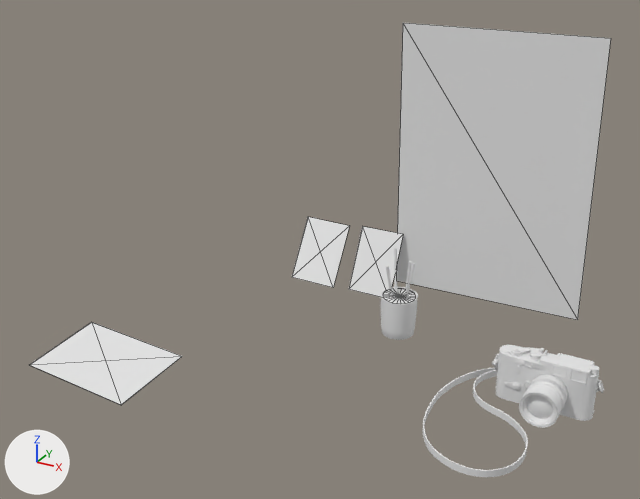
Renders of the glTF model public/room/hero/hero-compositor.glb from each side of a commit.
Rendered twice from a camera (50 mm lens) standing at (1.186, -1.594, 1.98) and looking at (0.314, -0.008, 1.187). The axes (+X, +Y, +Z) are drawn at lower left. The lights are the same throughout. The first picture is the older version. Mesh edges are drawn as thin lines on the coarser meshes. Where no turn or scale is listed for an object, it has been applied to the vertices.

Objects in the first picture: 'HeroLiveSurface', 'HeroOccluder_Camera_01', 'HeroOccluder_Camera_01_strap', 'HeroOccluder_Mesh_31', 'HeroOccluder_Mesh_33', 'HeroOccluder_Mesh_38', 'HeroOccluder_ProductionNavigationSheet' and 6 more.
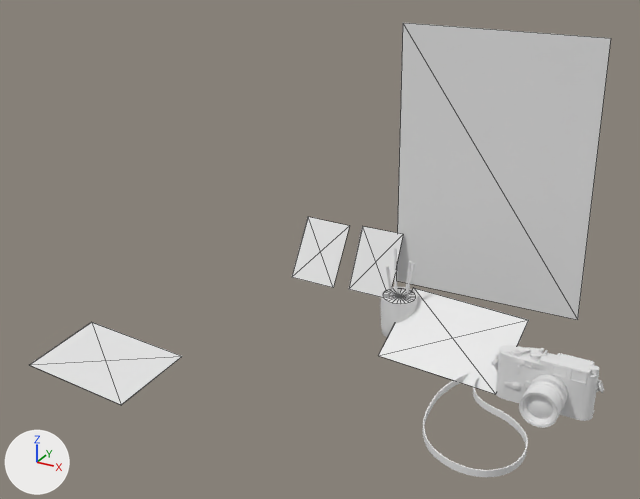
Boxes (x1, y1, x2, y2) around the edits, measured in the pictures (640 x 499 px):
'HeroOccluder_ProductionNavigationSheet_portrait', added
    after: (378, 288, 529, 394)

Edits to the bpy script that builds the scene:
```text
Add me_cube_006:
    me_cube_006.from_pydata([(-0.157, -0.069, -0.056), (-0.157, -0.07, -0.056), (-0.142, 0.096, 0.056), (-0.142, 0.095, 0.056), (0.142, -0.095, -0.056), (0.142, -0.096, -0.056), (0.157, 0.07, 0.056), (0.157, 0.069, 0.056)], [], [(0, 1, 3), (0, 3, 2), (2, 3, 7), (2, 7, 6), (6, 7, 5), (6, 5, 4), (4, 5, 1), (4, 1, 0), (2, 6, 4), (2, 4, 0), (7, 3, 1), (7, 1, 5)])
Add ob_herooccluder_productionnavigationsheet_portrait:
    ob_herooccluder_productionnavigationsheet_portrait = bpy.data.objects.new('HeroOccluder_ProductionNavigationSheet_portrait', me_cube_006)
    ob_herooccluder_productionnavigationsheet_portrait.location = (0.58, 0.15, 0.956)
```
